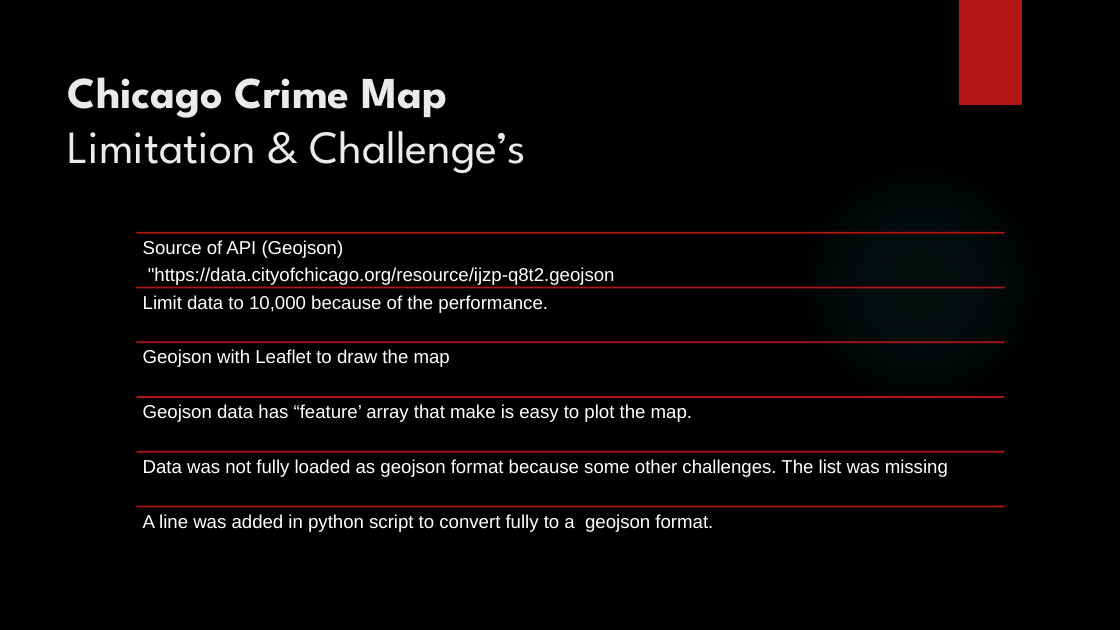
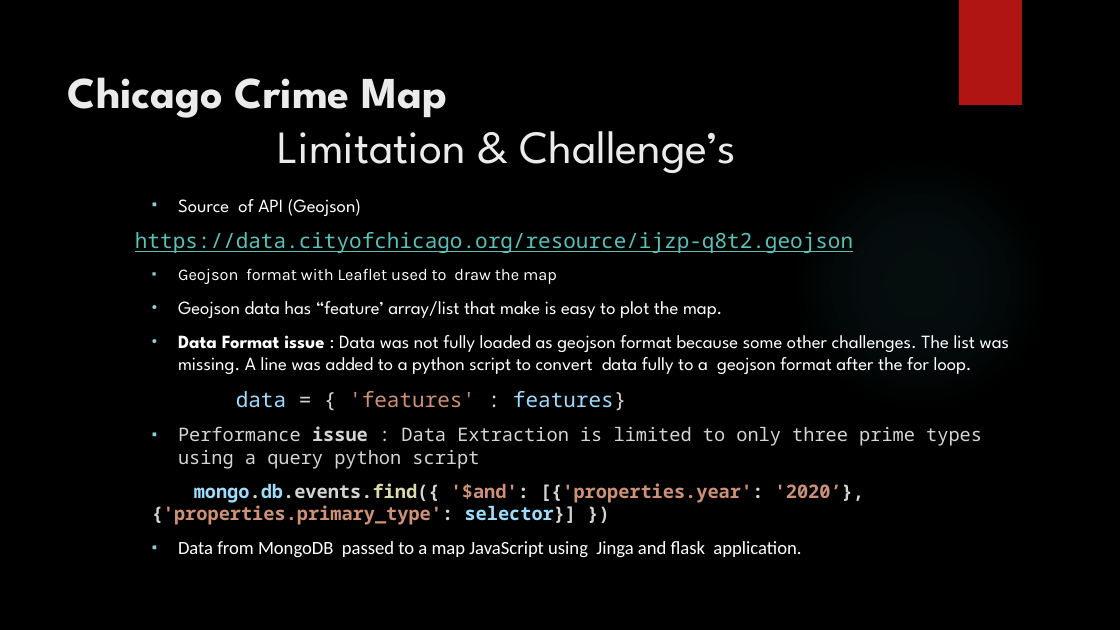
Before and after one commit to JunaidDawood/Project2, a slide deck: slide 6 of Project2_Chicago_Crime.pptx. Drawn at 1120x630 pixels with LibreOffice and Linux fonts; fonts in the diff are those of the drawing; background and template pictures are left out. Boxes give left, top, right and bottom in pixels: in the first picture for what was removed or moved away, otherwise in the second. Text is boxed around its words. In the diff, an @@ line names an element or a change of style, - is before the commit and + after.

```diff
--- a/Project2_Chicago_Crime.pptx
+++ b/Project2_Chicago_Crime.pptx
@@ title "Chicago Crime Map Limitation & ..." rewrapped from [68, 77, 526, 173] to [68, 77, 736, 173] @@
@@ text added at [135, 199, 1009, 558], 16 pt, text #FFFFFF @@
+  ▪ Source of API (Geojson)
+https://data.cityofchicago.org/resource/ijzp-q8t2.geojson
+  ▪ Geojson format with Leaflet used to draw the map
+  • Geojson data has “feature’ array/list that make is easy to plot the map.
+  • Data Format issue : Data was not fully loaded as geojson format because some other challenges. The list was missing. A line was added to a python script to convert data fully to a geojson format after the for loop.
+data = { 'features' : features}
+  ▪ Performance issue : Data Extraction is limited to only three prime types using a query python script
+  mongo.db.events.find({ '$and': [{'properties.year': '2020’}, {'properties.primary_type': selector}] })
+  ▪ Data from MongoDB passed to a map JavaScript using Jinga and flask application.
@@ group removed at [137, 233, 1004, 532]: 6 lines, 6 texts @@
-Source of API (Geojson)
-"https://data.cityofchicago.org/resource/ijzp-q8t2.geojson
-Limit data to 10,000 because of the performance.
-Geojson with Leaflet to draw the map
-Geojson data has “feature’ array that make is easy to plot the map.
-Data was not fully loaded as geojson format because some other challenges. The list was missing
-A line was added in python script to convert fully to a geojson format.
```
Also in this commit, not shown: 3 other slides changed.
